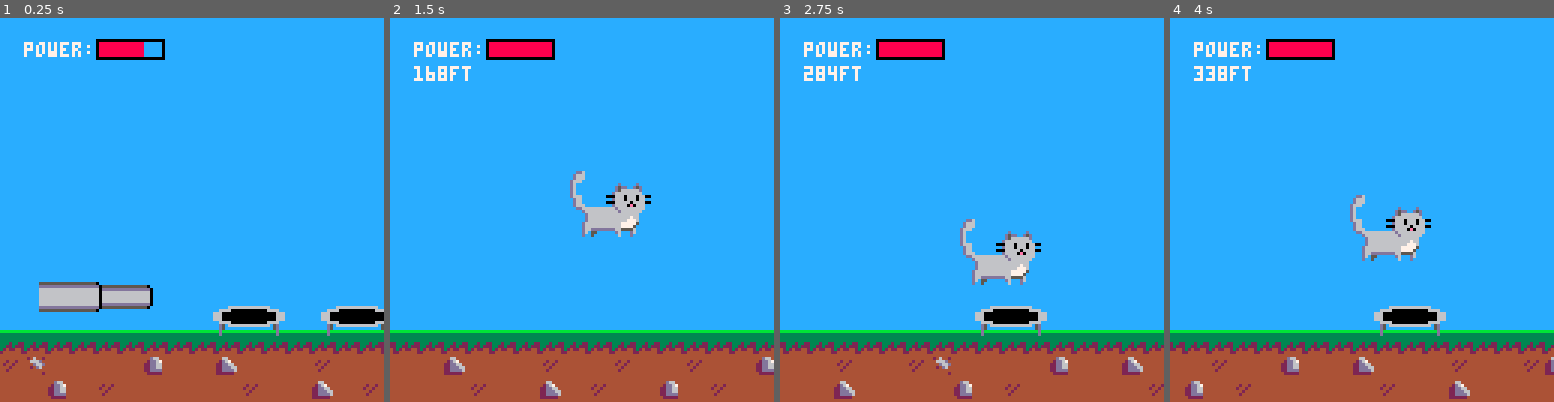
Above: before the commit, frames 1-4 (left to right).
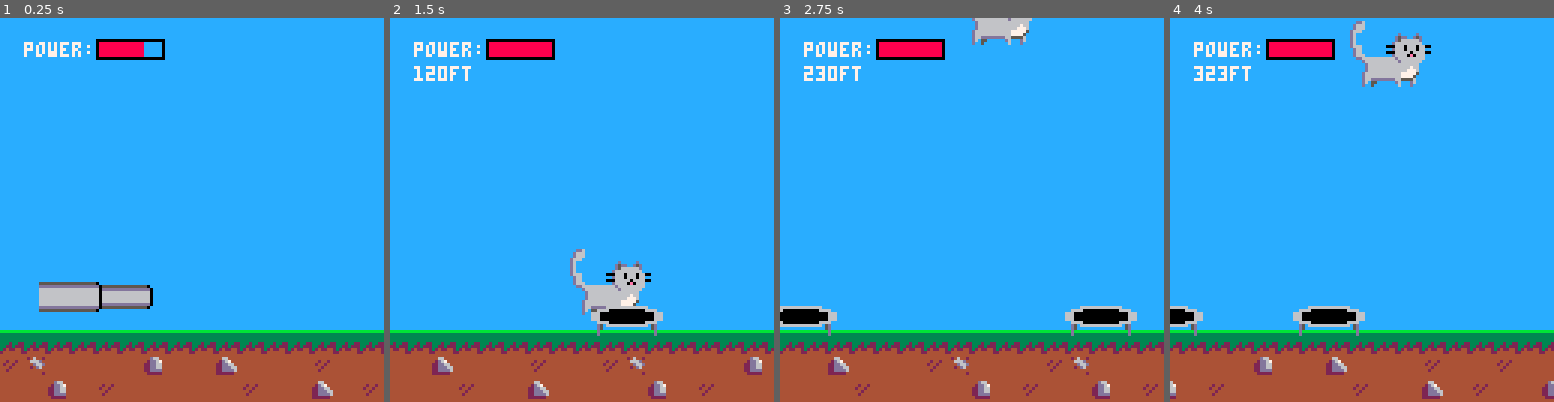
Above: after the commit, the same moments.

Repository: andrewedstrom/kitten-cannon-pico-8
Game: PICO-8 cartridge kitten-cannon.p8
Same seed, same stepped clock (60 frames per second), same inputs: the game is played once before the commit and once after it.
Inputs:
- Up to frame 1 (0.25 s): no input
- Up to frame 2 (1.5 s): tap X (X key) at 0.33, 1.07 s; tap O (Z key) at 0.7 s
- Up to frame 3 (2.75 s): tap O (Z key) at 1.7, 2.1, 2.5 s; tap X (X key) at 1.85 s; hold Up 2.15-2.42 s
- Up to frame 4 (4 s): tap O (Z key) at 2.9, 3.3, 3.7 s; tap X (X key) at 2.97 s; hold Down 3.63-3.97 s

The runs differ from the first frame. In frame 1, 1.8% of the frame differs, in the area x 55-100%, y 75-83%; in frame 2, 7.2%; in frame 3, 9.3%; in frame 4, 9.3%, in the area x 0-100%, y 0-100%.

Commit message:
don't draw obstacles on first or last screen of infinite scroll

Diff:
--- a/kitten-cannon.p8
+++ b/kitten-cannon.p8
@@ -33,13 +33,11 @@
     cannon = make_cannon()
     game_state = "aiming"
     obstacles = {
-        make_trampoline(74),
-        make_trampoline(110),
-        make_trampoline(210),
-        make_trampoline(310),
-        make_trampoline(410),
-        make_trampoline(510),
-        make_trampoline(610),
+        make_trampoline(384),
+        make_trampoline(480),
+        make_trampoline(550),
+        make_trampoline(650),
+        make_trampoline(704),
     }
 end
 
@@ -61,24 +59,21 @@
 
 function _draw()
     cls()
-
-    if game_state ~= "aiming" then
+    if game_state == "aiming" then
+        map(0, 0, 0, 0, 128, 16)
+        cannon:draw()
+        for obj in all(obstacles) do
+            obj:draw()
+        end
+    else
         camera_follow()
-    end
-
-    map(0, 0, 0, 0, 128, 16)
-    cannon:draw()
-    if game_state ~= "aiming" then
+        map(0, 0, 0, 0, 128, 16)
+        cannon:draw()
         player:draw()
-    end
-
-    for obj in all(obstacles) do
-        obj:draw()
-    end
-
-    -- hud
-    camera(0, 0)
-    if game_state ~= "aiming" then
+        for obj in all(obstacles) do
+            obj:draw()
+        end
+        camera(0, 0)
         print(flr(player.feet_traveled) .. "ft", 8, 16, 7)
     end
     cannon:draw_power_bar()
@@ -93,7 +88,7 @@
 
 function infinitely_scroll()
     local halfway_through_second_to_last_map_screen = 104
-    if player.x >= halfway_through_second_to_last_map_screen*8 then
+    if player.x >= halfway_through_second_to_last_map_screen * 8 then
         -- teleport to second map screen
         local how_far_over = player.x -(halfway_through_second_to_last_map_screen * 8)
         player.x = 24 * 8 + how_far_over
@@ -112,7 +107,7 @@
         draw = function(self)
             palt(0, false)
             palt(12, true)
-            sspr(38, 17, self.w+6, self.sh, self.x-3, self.y)
+            sspr(38, 17, self.w + 6, self.sh, self.x - 3, self.y)
             -- rect(self.x,self.y,self.x+self.w,self.y+self.h,7)
             pal()
         end,
